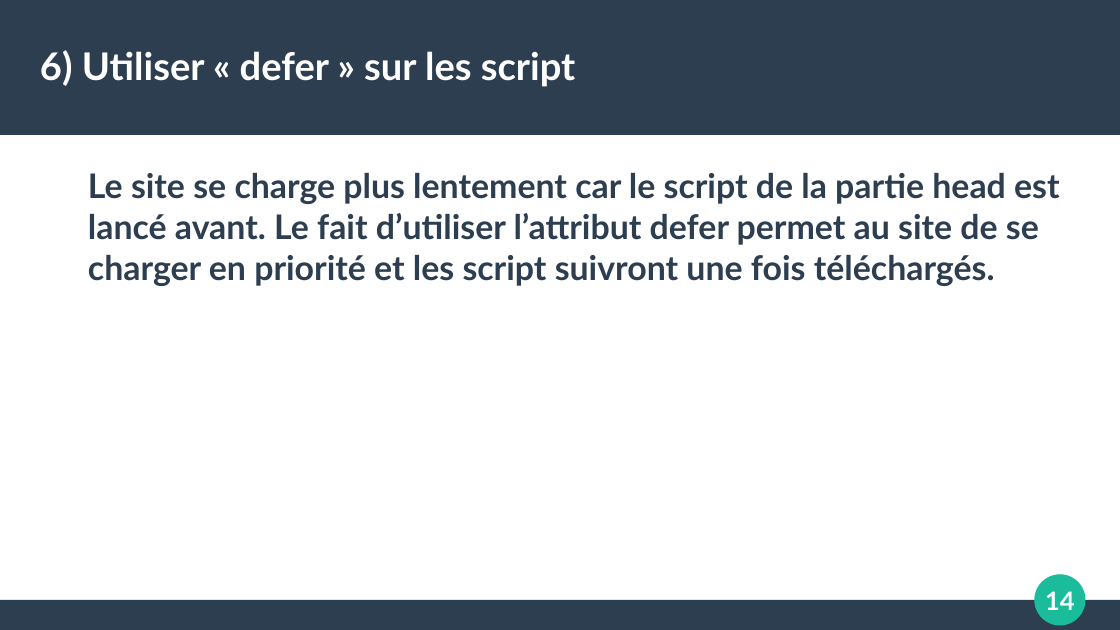
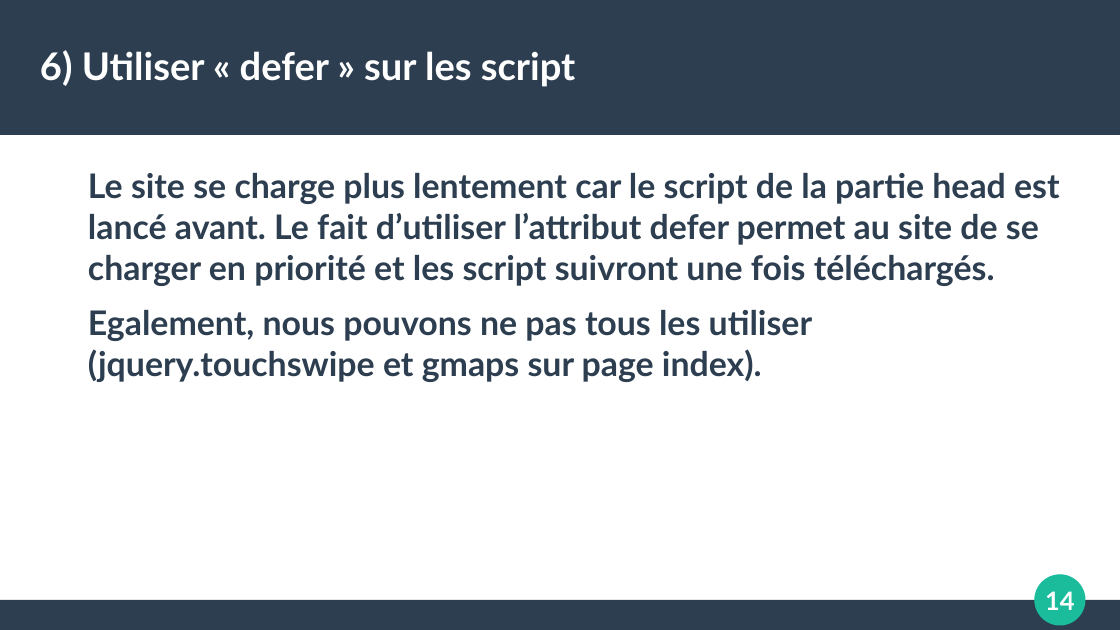
Before and after one commit to Ludo-H/SEO, a slide deck: slide 14 of Rapport_SEO.odp. Drawn at 1120x630 pixels with LibreOffice and Linux fonts; fonts in the diff are those of the drawing. Boxes give left, top, right and bottom in pixels: in the first picture for what was removed or moved away, otherwise in the second. Text is boxed around its words. In the diff, an @@ line names an element or a change of style, - is before the commit and + after.

```diff
--- a/Rapport_SEO.odp
+++ b/Rapport_SEO.odp
@@ text at (88,310,812,382): paragraph added @@
+Egalement, nous pouvons ne pas tous les utiliser (jquery.touchswipe et gmaps sur page index).
```
Also in this commit, not shown: 1 other slide changed, 3 slides added, 7 other files.
